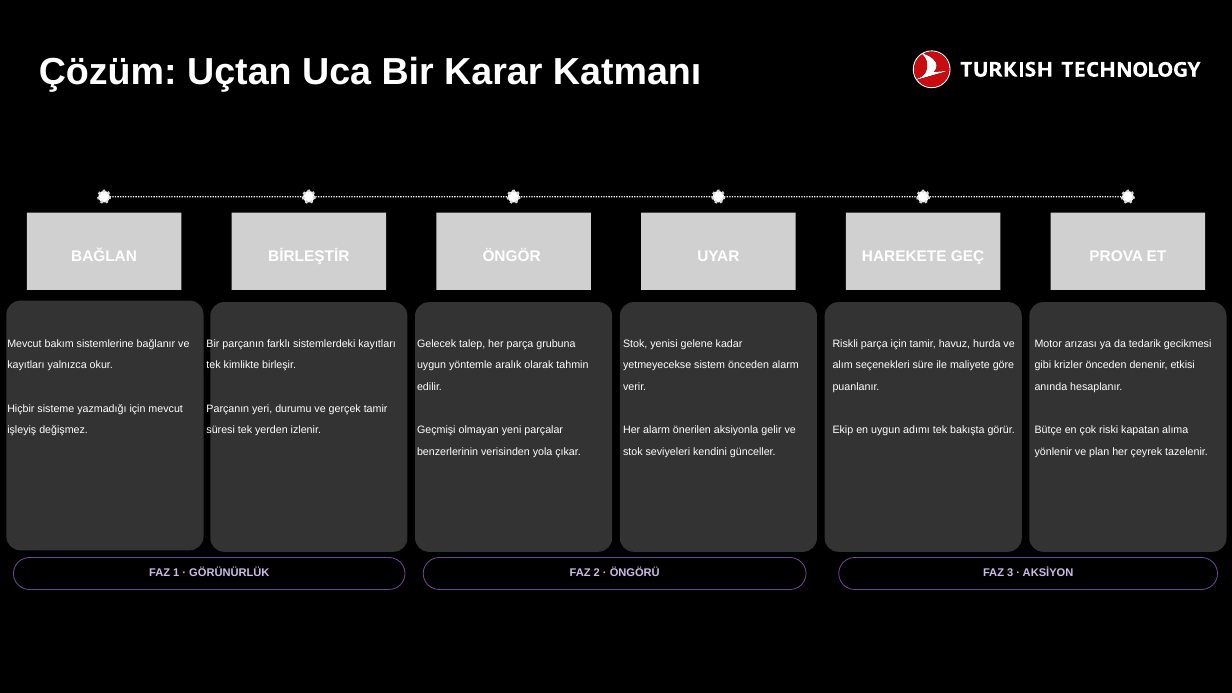
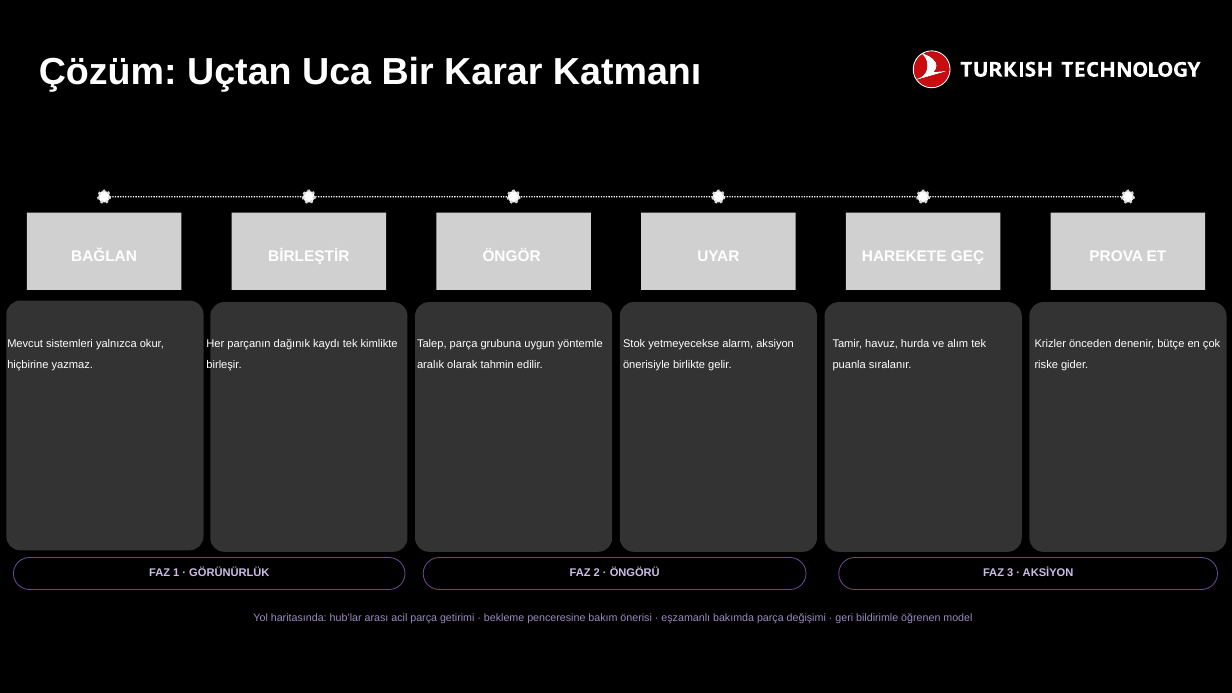
Before and after one commit to JsttB1/thy_case, a slide deck: slide 3 of sunum/Grup9_Catalyst.pptx. Drawn at 1232x693 pixels with LibreOffice and Linux fonts; fonts in the diff are those of the drawing; grey boxes stand for pictures; background and template pictures are left out. Boxes give left, top, right and bottom in pixels: in the first picture for what was removed or moved away, otherwise in the second. Text is boxed around its words. In the diff, an @@ line names an element or a change of style, - is before the commit and + after.

```diff
--- a/sunum/Grup9_Catalyst.pptx
+++ b/sunum/Grup9_Catalyst.pptx
@@ text at bbox=[7, 339, 164, 371]: text changed; size 12.5 to 13 pt @@
-Mevcut bakım sistemlerine bağlanır ve kayıtları yalnızca okur.
-Hiçbir sisteme yazmadığı için mevcut işleyiş değişmez.
+Mevcut sistemleri yalnızca okur, hiçbirine yazmaz.
@@ text at bbox=[206, 338, 398, 371]: text changed; size 12.5 to 13 pt @@
-Bir parçanın farklı sistemlerdeki kayıtları tek kimlikte birleşir.
-Parçanın yeri, durumu ve gerçek tamir süresi tek yerden izlenir.
+Her parçanın dağınık kaydı tek kimlikte birleşir.
@@ text at bbox=[417, 339, 603, 368]: text changed; size 12.5 to 13 pt @@
-Gelecek talep, her parça grubuna uygun yöntemle aralık olarak tahmin edilir.
-Geçmişi olmayan yeni parçalar benzerlerinin verisinden yola çıkar.
+Talep, parça grubuna uygun yöntemle aralık olarak tahmin edilir.
@@ text at bbox=[623, 339, 794, 371]: text changed; size 12.5 to 13 pt @@
-Stok, yenisi gelene kadar yetmeyecekse sistem önceden alarm verir.
-Her alarm önerilen aksiyonla gelir ve stok seviyeleri kendini günceller.
+Stok yetmeyecekse alarm, aksiyon önerisiyle birlikte gelir.
@@ text at bbox=[833, 339, 986, 371]: text changed; size 12.5 to 13 pt @@
-Riskli parça için tamir, havuz, hurda ve alım seçenekleri süre ile maliyete göre puanlanır.
-Ekip en uygun adımı tek bakışta görür.
+Tamir, havuz, hurda ve alım tek puanla sıralanır.
@@ text at bbox=[1035, 339, 1220, 371]: text changed; size 12.5 to 13 pt @@
-Motor arızası ya da tedarik gecikmesi gibi krizler önceden denenir, etkisi anında hesaplanır.
-Bütçe en çok riski kapatan alıma yönlenir ve plan her çeyrek tazelenir.
+Krizler önceden denenir, bütçe en çok riske gider.
@@ text added at bbox=[253, 613, 972, 623], 12.5 pt, text #9C8AC0 @@
+Yol haritasında: hub’lar arası acil parça getirimi · bekleme penceresine bakım önerisi · eşzamanlı bakımda parça değişimi · geri bildirimle öğrenen model
```
Also in this commit, not shown: 4 other slides changed, 1 slide added, 1 slide removed, 18 other files.
